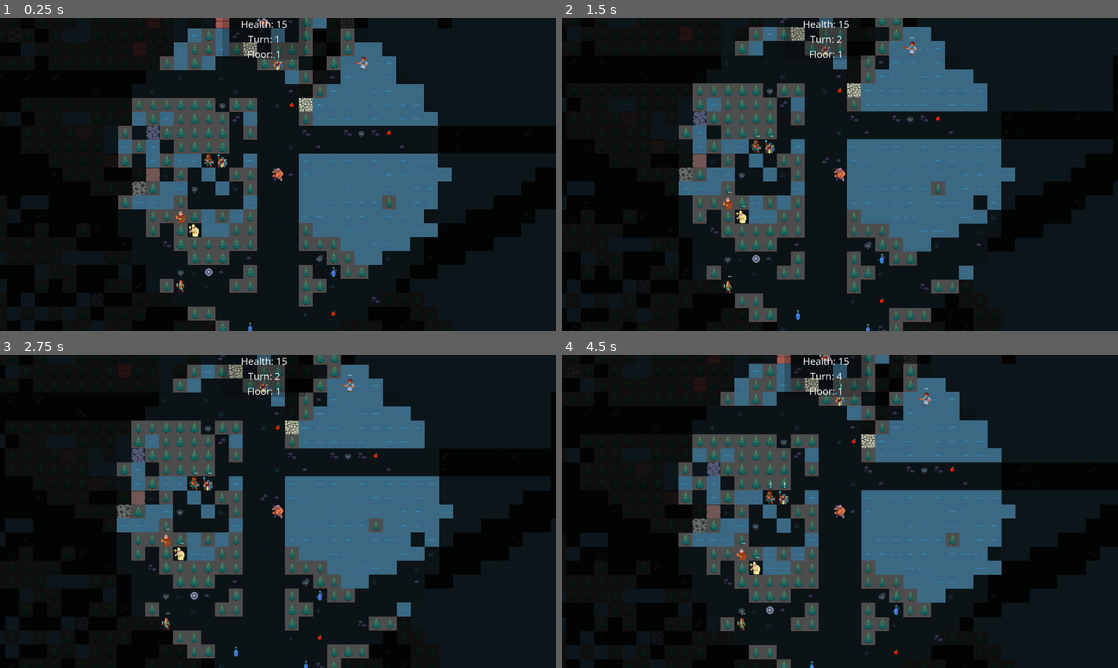
Above: before the commit, frames 1-4 (two rows, left to right).
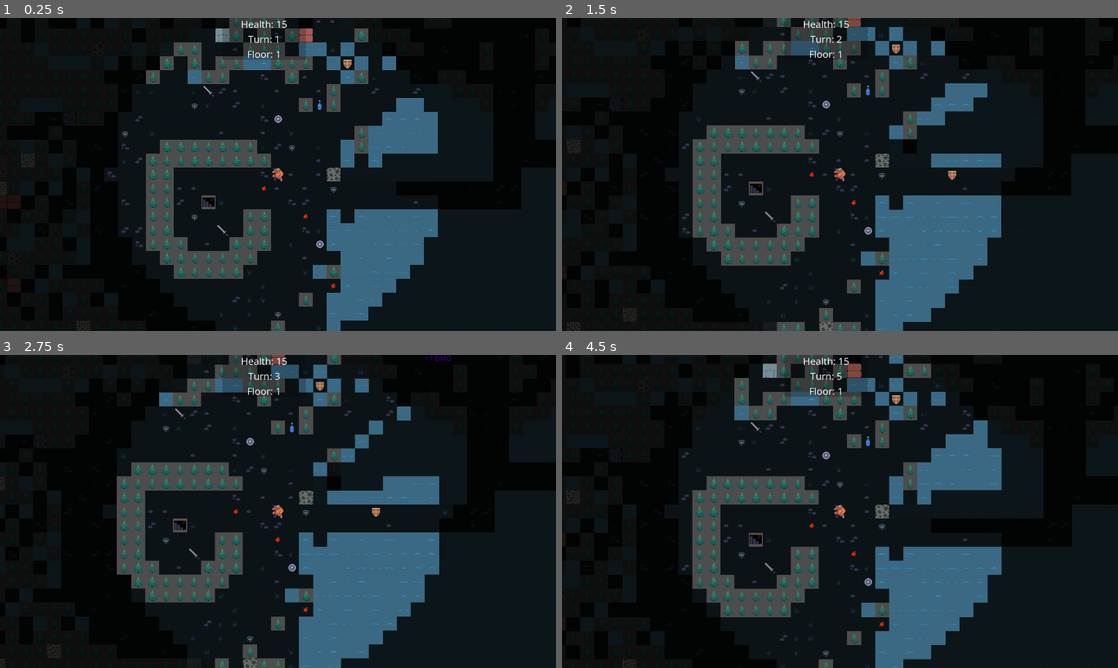
Above: after the commit, the same moments.

Repository: langel/ipsylial
Game: Godot game, scene res://scenes/game.tscn
The game is run twice, just before and just after one commit, with the same random seed, the same clock (stepped at 60 frames per second) and the same inputs. This scene is started directly instead of the project's main scene.
Inputs (mouse positions are in pixels of both pictures, inside the frame that each line leads up to):
- Up to frame 1 (0.25 s): no input
- Up to frame 2 (1.5 s): tap Enter at 0.5 s; move the mouse to (962, 158) at 0.52 s; hold D (move_right) 0.53-1.28 s; tap Space (space) at 0.6, 1.25 s; move the mouse to (728, 190) at 1.27 s; hold S (move_down) from 1.28 s (still down); tap Mouse wheel up (zoom_in) at 1.35 s
- Up to frame 3 (2.75 s): tap Enter at 2 s; move the mouse to (333, 442) at 2.02 s; release S (move_down) at 2.03 s; hold D (move_right) from 2.03 s (still down); tap Mouse wheel down (zoom_out) at 2.1 s
- Up to frame 4 (4.5 s): tap Space (space) at 2.75, 2.85, 4.25 s; move the mouse to (812, 574) at 2.77 s; release D (move_right) at 2.78 s; hold W (move_up) 2.78-3.53 s; tap Enter at 3.5 s; move the mouse to (1006, 558) at 3.52 s; hold A (move_left) from 3.53 s (still down); tap Mouse wheel up (zoom_in) at 3.6 s; move the mouse to (673, 464) at 4.27 s; tap Mouse wheel down (zoom_out) at 4.35 s

The runs differ from the first frame. In frame 1, 29% of the frame differs, in the area x 0-100%, y 0-100%; in frame 2, 29%; in frame 3, 28%; in frame 4, 30%.

Commit message:
make sure we put player on starting tile they can reach stairs

Diff:
--- a/project.godot
+++ b/project.godot
@@ -89,6 +89,14 @@
 ]
 }
 
+[physics]
+
+common/physics_ticks_per_second=1
+common/max_physics_steps_per_frame=1
+3d/default_gravity=0.0
+2d/solver/solver_iterations=1
+common/enable_object_picking=false
+
 [rendering]
 
 renderer/rendering_method="gl_compatibility"
--- a/scenes/game.gd
+++ b/scenes/game.gd
@@ -295,7 +295,7 @@
 
 	game_status_scene.display_hp = GameState.hp
 	game_status_scene.display_turn = turn
-	game_status_scene.display_floor = 1
+	game_status_scene.display_floor = GameState.depth+1
 	game_status_scene.update_labels()
 
 func spawn_baddies():
--- a/scripts/game_state.gd
+++ b/scripts/game_state.gd
@@ -50,16 +50,39 @@
 
 
 func get_random_traversable_position() -> Vector2:
-	"""Finds a random traversable tile for the player to spawn."""
-	while true:
-		var x = rng_next_int() % map.width
-		var y = rng_next_int() % map.height
-		var pos = Vector2(x, y)
-
-		# Ensure the tile is walkable and doesn't contain a baddy
-		if is_tile_valid(pos) and map.tiles[x][y].traversable and not pos_has_baddy(pos):
-			return pos  # Found a valid position
-	return Vector2(0,0)
+	"""Finds a random traversable tile that has a valid path to a stair_down tile."""
+	var valid_positions = []
+	var stair_down_positions = get_stair_down_positions()
+
+	if stair_down_positions.is_empty():
+		print("No stair_down tiles found! Cannot determine valid spawn points.")
+		return Vector2(0, 0)  # Default to 0,0 if there's no valid position
+
+	# Collect all valid tiles that can reach at least one stair_down
+	for x in range(map.width):
+		for y in range(map.height):
+			var pos = Vector2(x, y)
+			if is_tile_valid(pos) and map.tiles[x][y].traversable and not pos_has_baddy(pos):
+				for stair_pos in stair_down_positions:
+					if is_path_valid(pos, stair_pos):
+						valid_positions.append(pos)
+						break  # Stop checking once we find one valid stair connection
+
+	# Pick a random position from the valid list
+	if valid_positions.size() > 0:
+		return valid_positions[rng_next_int() % valid_positions.size()]
+	else:
+		print("Warning: No valid spawn positions found.")
+		return Vector2(0, 0)  # Default fallback
+
+func get_stair_down_positions() -> Array:
+	"""Returns a list of all stair_down tile positions."""
+	var stair_down_positions = []
+	for x in range(map.width):
+		for y in range(map.height):
+			if map.tiles[x][y].type == Tile.types.stair_down:
+				stair_down_positions.append(Vector2(x, y))
+	return stair_down_positions
 
 
 func new_baddies():
@@ -226,15 +249,21 @@
 
 
 func build_pathfinding_grid():
+	""" Builds the A* pathfinding grid and ensures all traversable tiles have a valid path to a `stair_down` tile. """
 	astar.clear()
-	for x in range(map.width):
-		for y in range(map.height):
-			#print("x: %s   y: %s" % [x, y])
+
+	# Find all `stair_down` tiles
+	var stair_down_positions: Array[Vector2] = []
+	for x in range(map.width):
+		for y in range(map.height):
 			var tile_pos = Vector2i(x, y)
-			var tile_id = map.tiles[x][y].type
-
-			# Only add walkable tiles (FLOOR)
-			if map.tiles[x][y].traversable:
+			var tile = map.tiles[x][y]
+
+			if tile.type == Tile.types.stair_down:
+				stair_down_positions.append(tile_pos)
+
+			# Add walkable tiles to the pathfinding graph
+			if tile.traversable:
 				var id = get_astar_id(tile_pos)
 				astar.add_point(id, tile_pos)
 
@@ -249,6 +278,48 @@
 					var neighbor_id = get_astar_id(neighbor)
 					if astar.has_point(neighbor_id):
 						astar.connect_points(id, neighbor_id)
+
+	# Ensure all traversable tiles can reach at least one `stair_down` tile
+	validate_traversable_tiles(stair_down_positions)
+
+func validate_traversable_tiles(stair_down_positions: Array[Vector2]):
+	""" Marks any traversable tile as non-traversable if it has no valid path to a `stair_down` tile. """
+	if stair_down_positions.is_empty():
+		print("No stair_down tiles found! Skipping path validation.")
+		return
+
+	for x in range(map.width):
+		for y in range(map.height):
+			var tile_pos = Vector2(x, y)
+			var tile = map.tiles[x][y]
+
+			if not tile.traversable:
+				continue  # Skip already non-traversable tiles
+
+			# Check if there's a valid path to any `stair_down`
+			var reachable = false
+			for stair_pos in stair_down_positions:
+				if is_path_valid(tile_pos, stair_pos):
+					reachable = true
+					break
+
+			# If no valid path was found, mark tile as non-traversable
+			if not reachable:
+				tile.traversable = false
+				print("Marking tile as non-traversable:", tile_pos)
+
+func is_path_valid(start: Vector2, end: Vector2) -> bool:
+	"""Checks if there's a valid path from start to end using A* pathfinding."""
+	var start_id = get_astar_id(start)
+	var end_id = get_astar_id(end)
+
+	if astar.has_point(start_id) and astar.has_point(end_id):
+		var path = astar.get_point_path(start_id, end_id)
+		return path.size() > 1  # Valid if there's more than just the start tile
+
+	return false
+
+
 
 func get_astar_id(tile_pos: Vector2i) -> int:
 	return tile_pos.x * 1000 + tile_pos.y  # Unique ID for each tile
